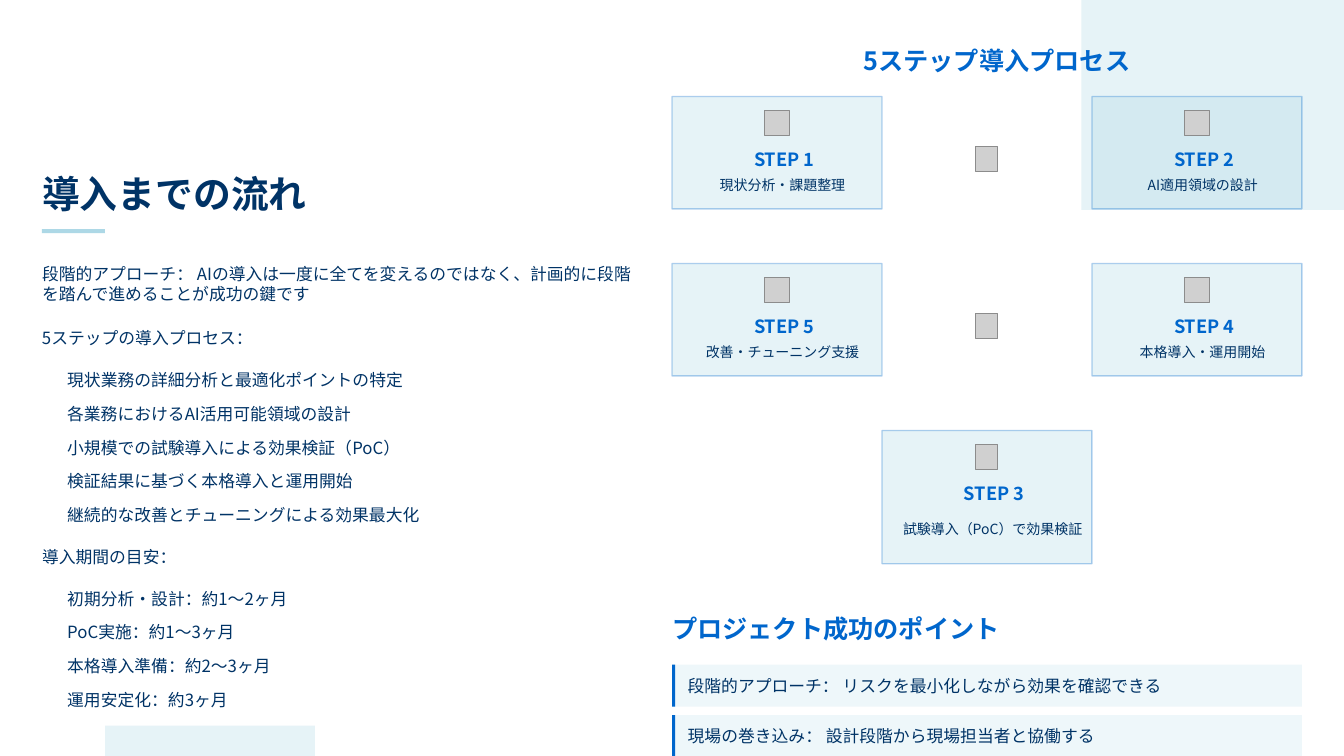
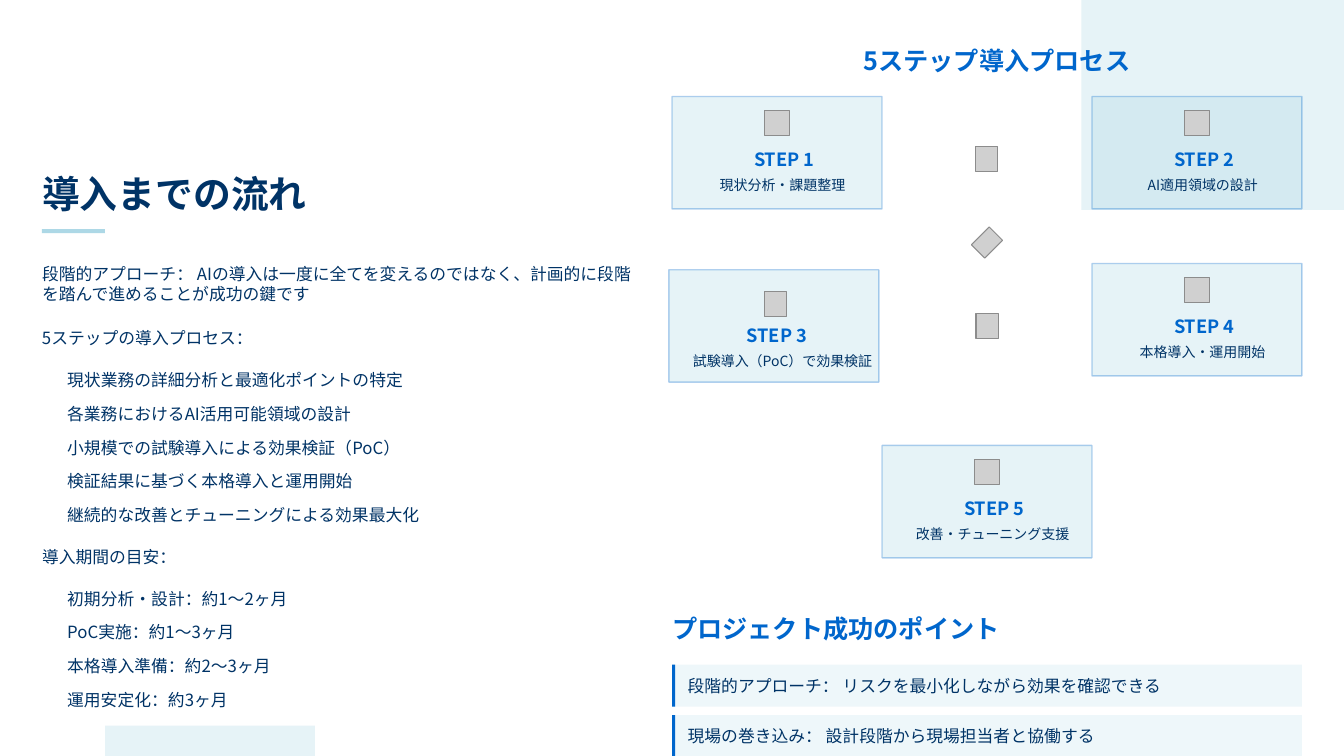
Before and after one commit to ryo-aien/document, a slide deck: slide 9 of 06_ビジネス/04_AI導入提案テンプレート.pptx. Drawn at 1344x756 pixels with LibreOffice and Linux fonts; fonts in the diff are those of the drawing; grey boxes stand for pictures; background and template pictures are left out. Boxes give left, top, right and bottom in pixels: in the first picture for what was removed or moved away, otherwise in the second. Text is boxed around its words. In the diff, an @@ line names an element or a change of style, - is before the commit and + after.

```diff
--- a/06_ビジネス/04_AI導入提案テンプレート.pptx
+++ b/06_ビジネス/04_AI導入提案テンプレート.pptx
@@ picture added at (x1=972, y1=227, x2=1003, y2=258) @@
@@ rectangle moved from (x1=673, y1=264, x2=882, y2=376) to (x1=669, y1=270, x2=879, y2=383) @@
@@ picture moved from (x1=976, y1=445, x2=998, y2=470) to (x1=764, y1=291, x2=786, y2=317) @@
@@ text "STEP 3" moved from (x1=964, y1=486, x2=1025, y2=501) to (x1=747, y1=328, x2=807, y2=343) @@
@@ text "試験導入（PoC）で効果検証" moved from (x1=903, y1=522, x2=1082, y2=535) to (x1=693, y1=354, x2=872, y2=367) @@
@@ rectangle resized from (x1=882, y1=431, x2=1092, y2=564) to (x1=882, y1=446, x2=1092, y2=559) @@
@@ 2 texts, 1 picture moved together from (x1=706, y1=277, x2=859, y2=358) to (x1=916, y1=459, x2=1069, y2=540) @@
```
Also in this commit, not shown: 7 other slides changed.
